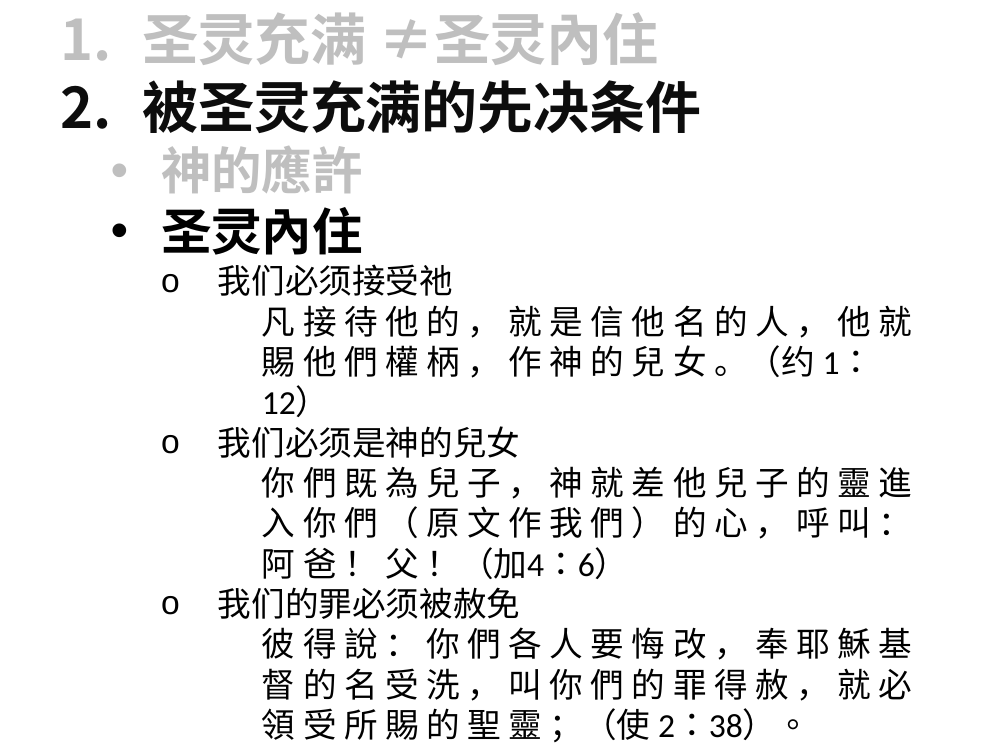
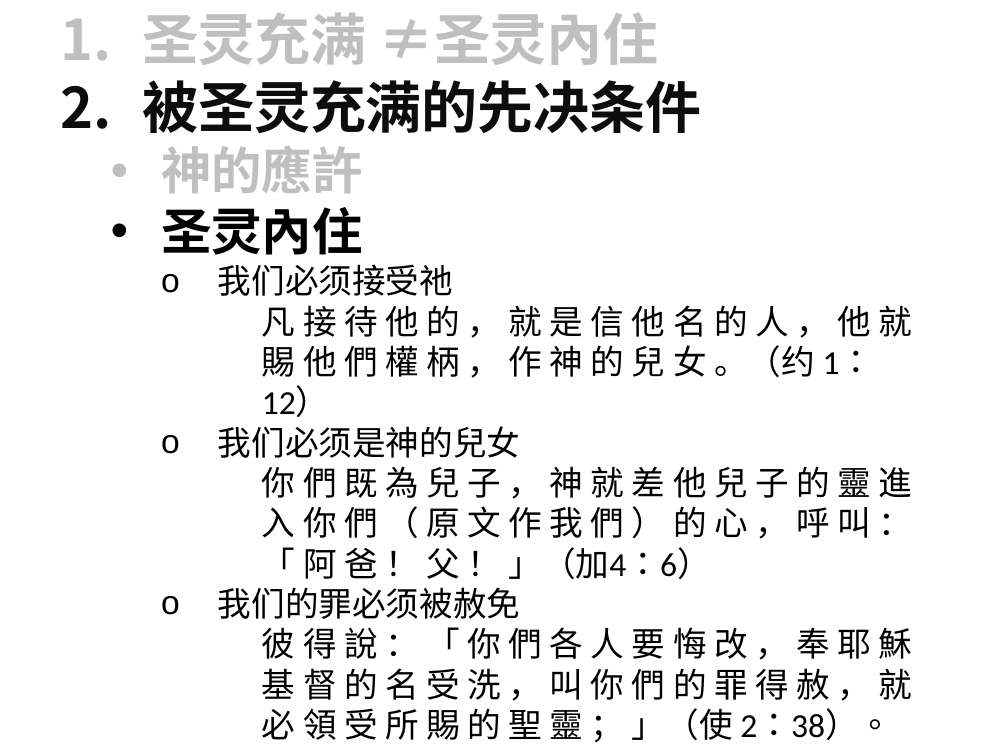
Before and after one commit to sauchilee/sauchilee.github.io, a slide deck: slide 5 of preaching/被聖靈充滿.pptx. Drawn at 1008x756 pixels with LibreOffice and Linux fonts; fonts in the diff are those of the drawing. Boxes give left, top, right and bottom in pixels: in the first picture for what was removed or moved away, otherwise in the second. Text is boxed around its words. In the diff, an @@ line names an element or a change of style, - is before the commit and + after.

```diff
--- a/preaching/被聖靈充滿.pptx
+++ b/preaching/被聖靈充滿.pptx
@@ text at (262, 466, 913, 579): text changed @@
-          你 們 既 為 兒 子 ， 神 就 差 他 兒 子 的 靈 進 入 你 們 （ 原 文 作 我 們 ） 的 心 ， 呼 叫 ： 阿 爸 ！ 父 ！（加4：6）
+          你 們 既 為 兒 子 ， 神 就 差 他 兒 子 的 靈 進 入 你 們 （ 原 文 作 我 們 ） 的 心 ， 呼 叫 ： 「 阿 爸 ！ 父 ！ 」（加4：6）
@@ text at (262, 627, 913, 740): text changed @@
-          彼 得 說 ： 你 們 各 人 要 悔 改 ， 奉 耶 穌 基 督 的 名 受 洗 ， 叫 你 們 的 罪 得 赦 ， 就 必 領 受 所 賜 的 聖 靈 ；（使 2：38）。
+          彼 得 說 ： 「 你 們 各 人 要 悔 改 ， 奉 耶 穌 基 督 的 名 受 洗 ， 叫 你 們 的 罪 得 赦 ， 就 必 領 受 所 賜 的 聖 靈 ； 」（使 2：38）。
```
Also in this commit, not shown: 7 other slides changed, 15 other files.
